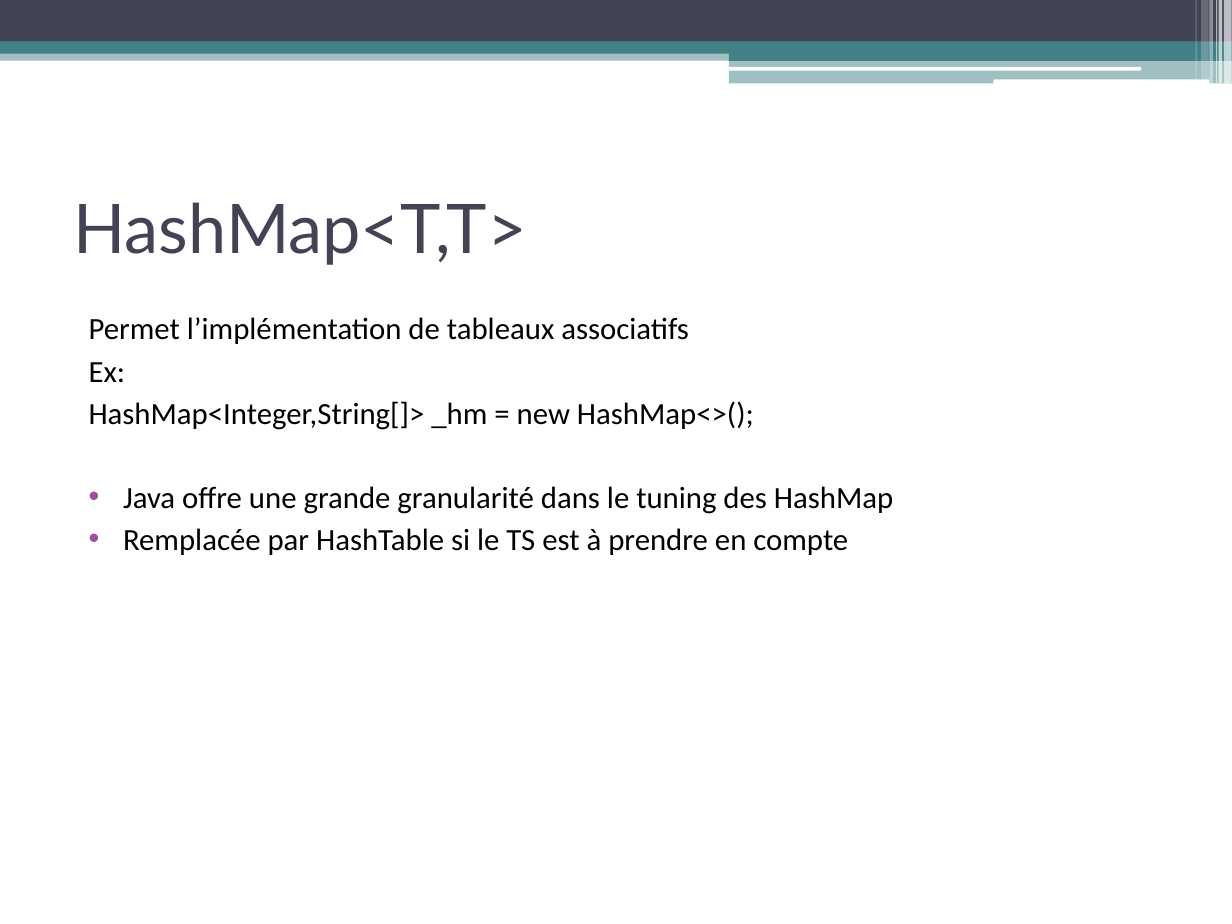
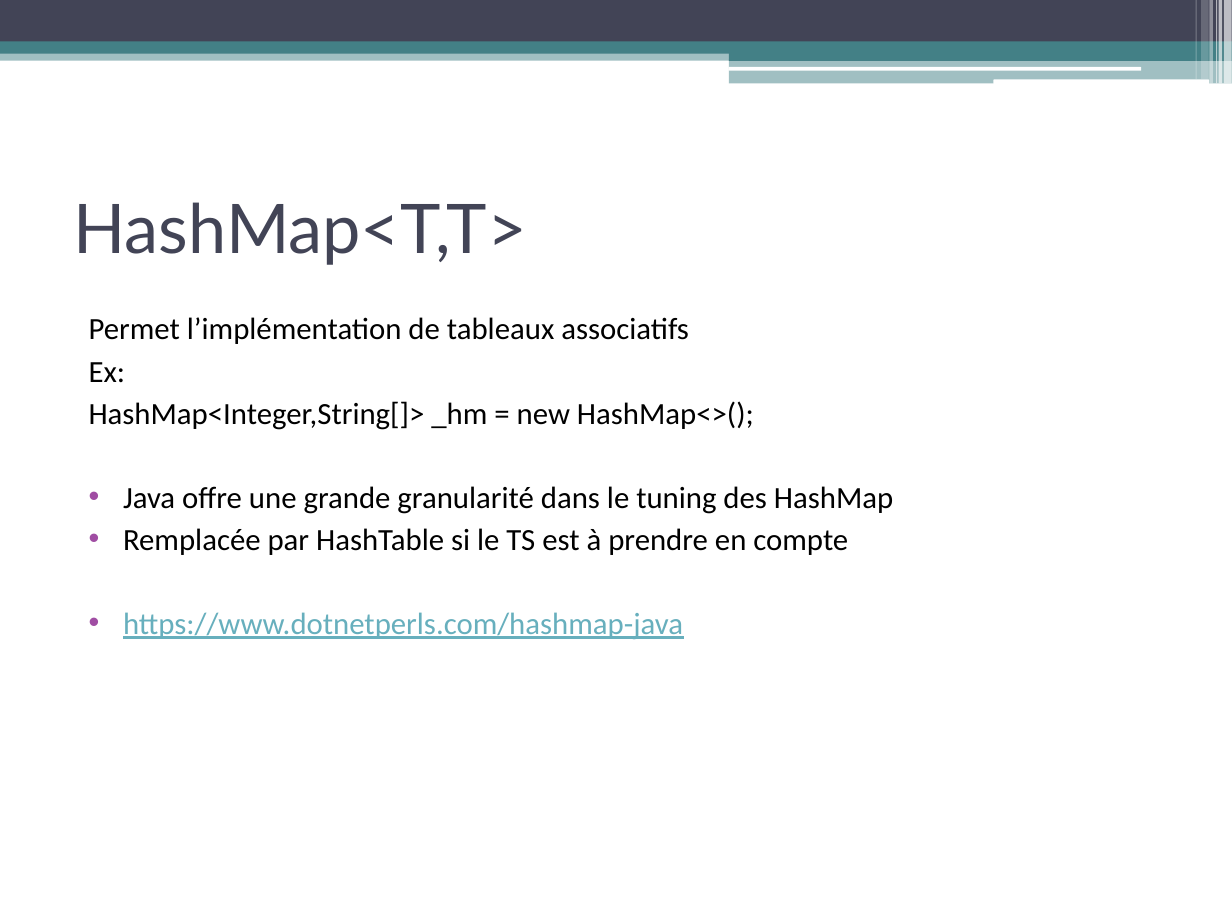
Before and after one commit to mriam123456/Cours-Licence-Pro-Android-iOS, a slide deck: slide 7 of Java101.pptx. Drawn at 1232x924 pixels with LibreOffice and Linux fonts; fonts in the diff are those of the drawing. Boxes give left, top, right and bottom in pixels: in the first picture for what was removed or moved away, otherwise in the second. Text is boxed around its words. In the diff, an @@ line names an element or a change of style, - is before the commit and + after.

```diff
--- a/Java101.pptx
+++ b/Java101.pptx
@@ text at [123,612,683,639]: paragraph added @@
+• https://www.dotnetperls.com/hashmap-java
```
Also in this commit, not shown: 3 other slides changed.
